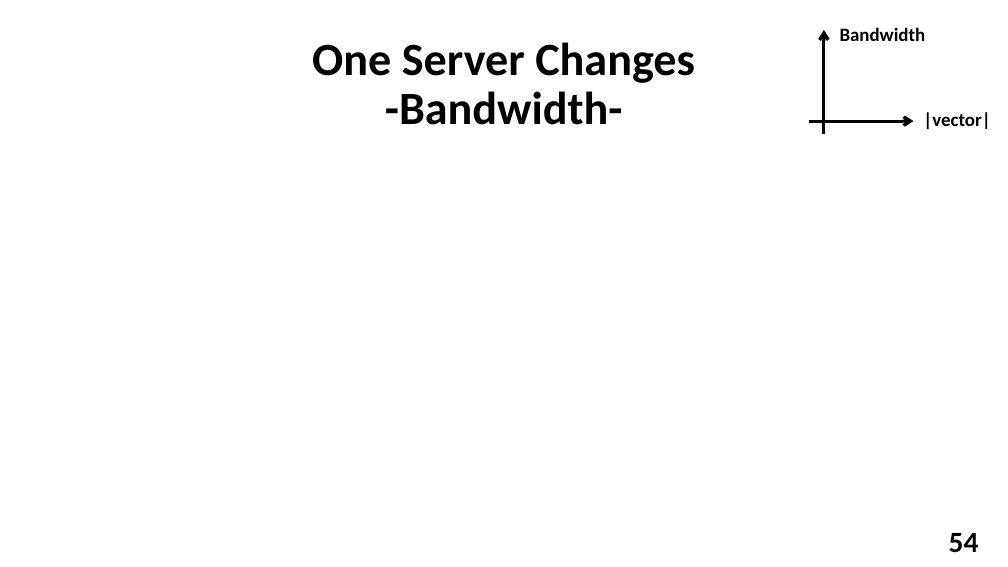
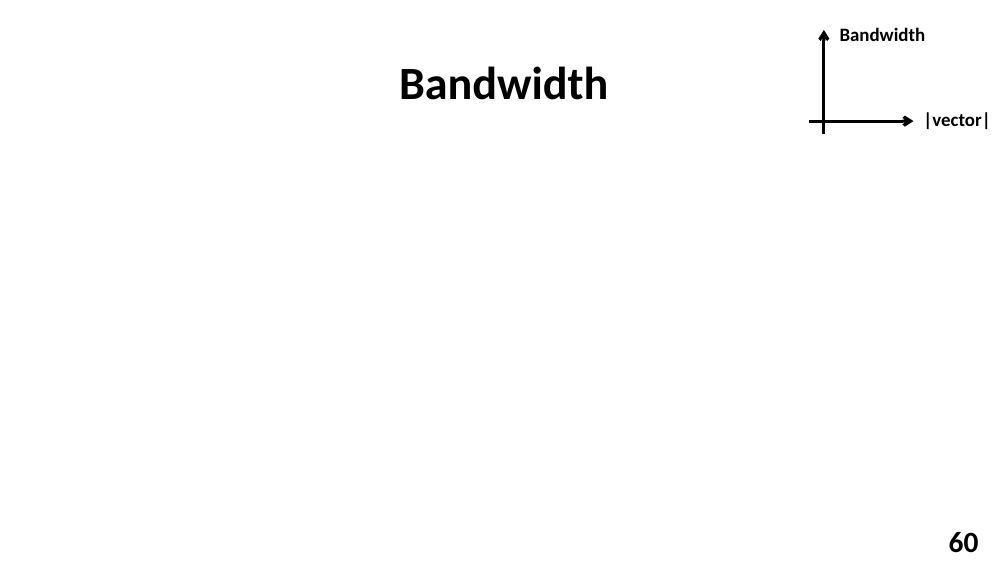
Before and after one commit to YuvalAlf/Distributed-Monitoring, a slide deck: slide 60 of What We Did So Far Dec 2018.pptx (slide 54 before the commit). Drawn at 1008x567 pixels with LibreOffice and Linux fonts; fonts in the diff are those of the drawing; background and template pictures are left out. Boxes give left, top, right and bottom in pixels: in the first picture for what was removed or moved away, otherwise in the second. Text is boxed around its words. In the diff, an @@ line names an element or a change of style, - is before the commit and + after.

```diff
--- a/What We Did So Far Dec 2018.pptx
+++ b/What We Did So Far Dec 2018.pptx
@@ title at <box>399,66,608,100</box>: text changed @@
-One Server Changes
--Bandwidth-
+Bandwidth
@@ page number at <box>949,532,979,553</box>: text changed @@
-54
+60
```
Also in this commit, not shown: 10 other slides changed, 2 slides added, 2 slides removed.
